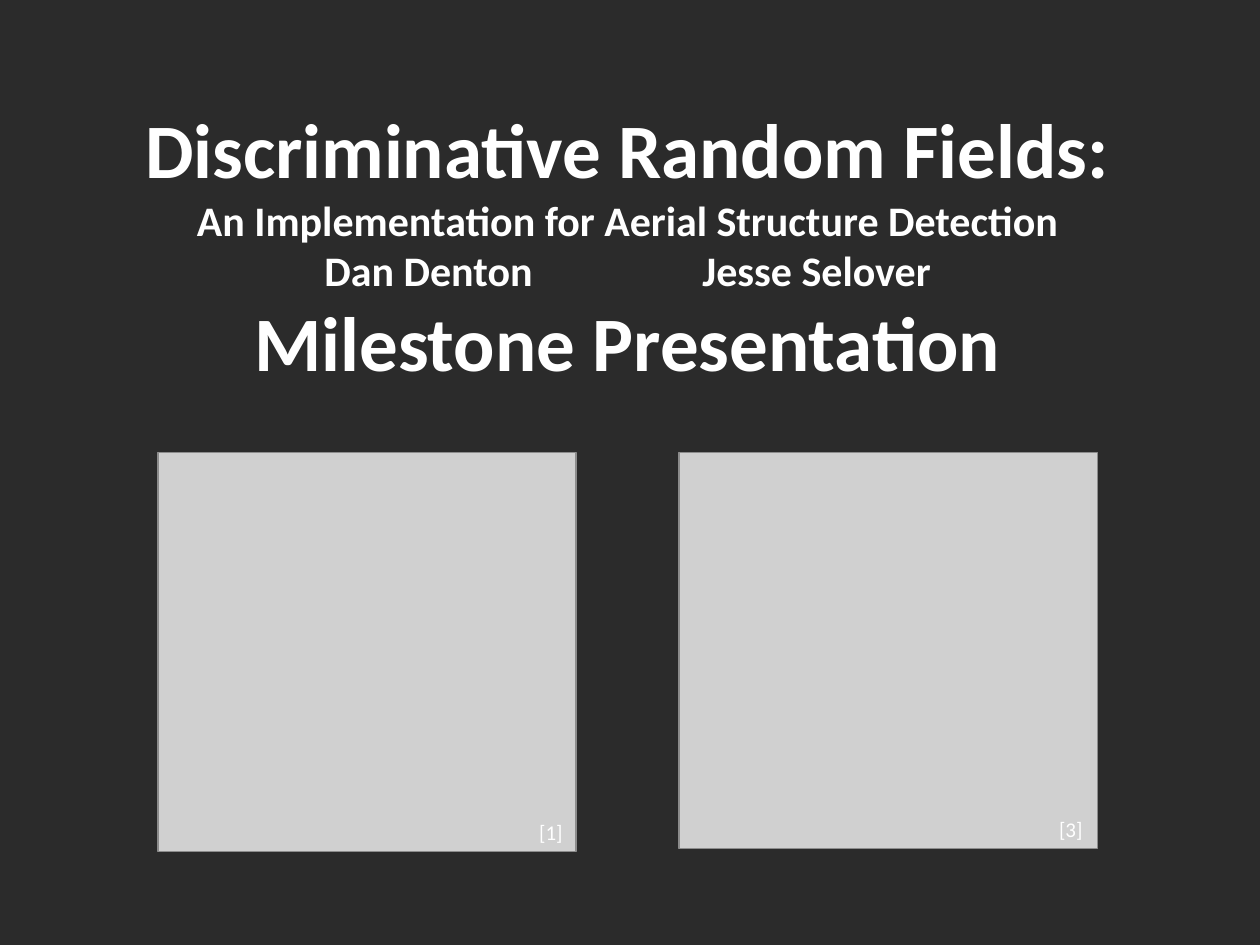
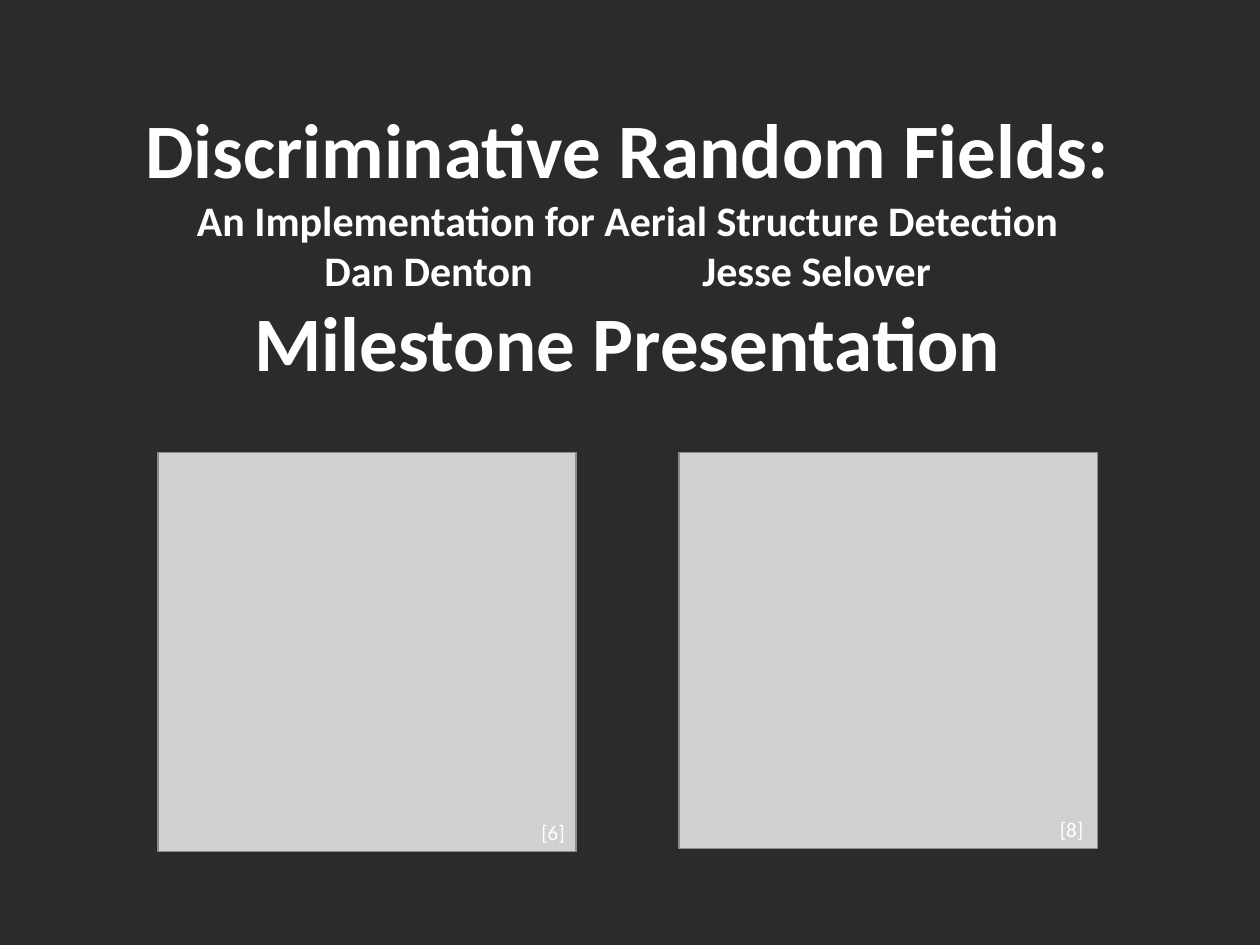
Before and after one commit to exitmouse/drfcsharp, a slide deck: slide 1 of Milestone Presentation/denton_selover_slide.ppt. Drawn at 1260x945 pixels with LibreOffice and Linux fonts; fonts in the diff are those of the drawing; grey boxes stand for pictures; background and template pictures are left out; a plain dark background stands for a picture behind light text. Boxes give left, top, right and bottom in pixels: in the first picture for what was removed or moved away, otherwise in the second. Text is boxed around its words. In the diff, an @@ line names an element or a change of style, - is before the commit and + after.

```diff
--- a/Milestone Presentation/denton_selover_slide.ppt
+++ b/Milestone Presentation/denton_selover_slide.ppt
@@ text at <box>541,825,564,842</box>: text changed @@
-[1]
+[6]
@@ text at <box>1060,822,1083,839</box>: text changed @@
-[3]
+[8]
```
Also in this commit, not shown: 2 other slides changed, 4 slides added, 9 other files.
